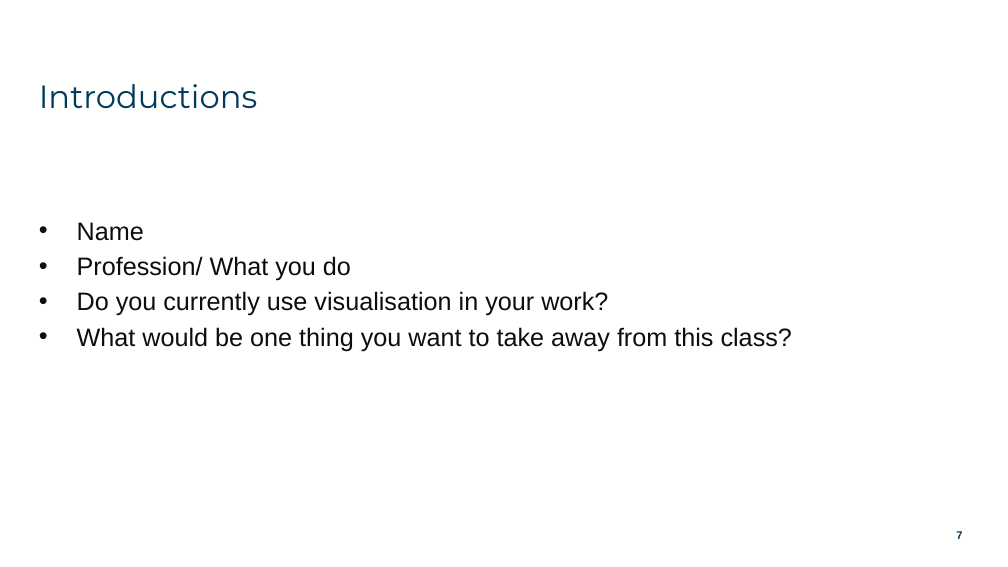
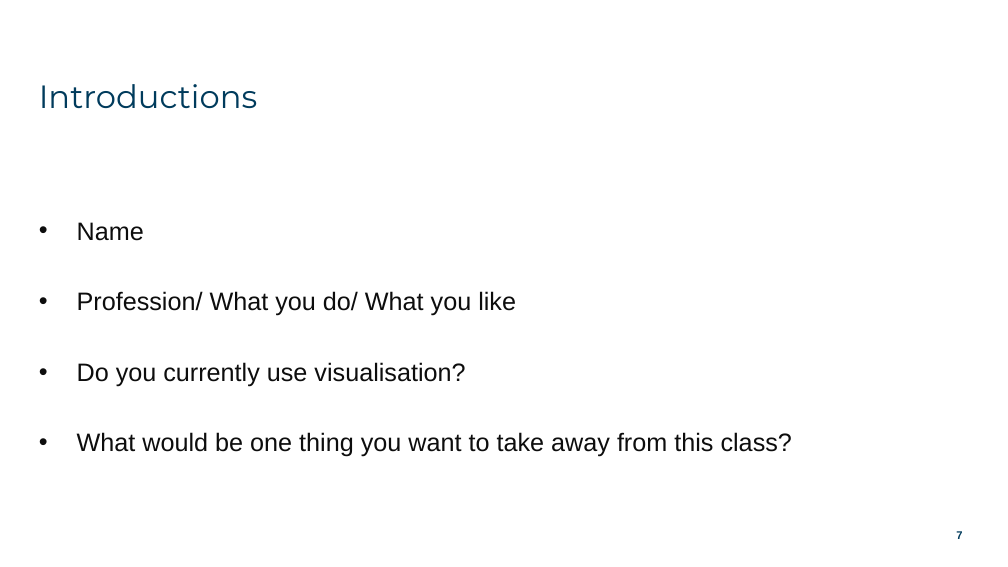
Before and after one commit to munishkumar-gh/munishkumar-gh.github.io, a slide deck: slide 7 of SuSS/ANL201 Study Unit 1_2021 - Lecturer.pptx. Drawn at 1008x567 pixels with LibreOffice and Linux fonts; fonts in the diff are those of the drawing; background and template pictures are left out. Boxes give left, top, right and bottom in pixels: in the first picture for what was removed or moved away, otherwise in the second. Text is boxed around its words. In the diff, an @@ line names an element or a change of style, - is before the commit and + after.

```diff
--- a/SuSS/ANL201 Study Unit 1_2021 - Lecturer.pptx
+++ b/SuSS/ANL201 Study Unit 1_2021 - Lecturer.pptx
@@ text at (77, 291, 516, 387): text changed @@
-• Profession/ What you do
-• Do you currently use visualisation in your work?
+• Profession/ What you do/ What you like
+• Do you currently use visualisation?
```
Also in this commit, not shown: 2 other slides changed, 1 slide added, 1 slide removed, 1 other file.
